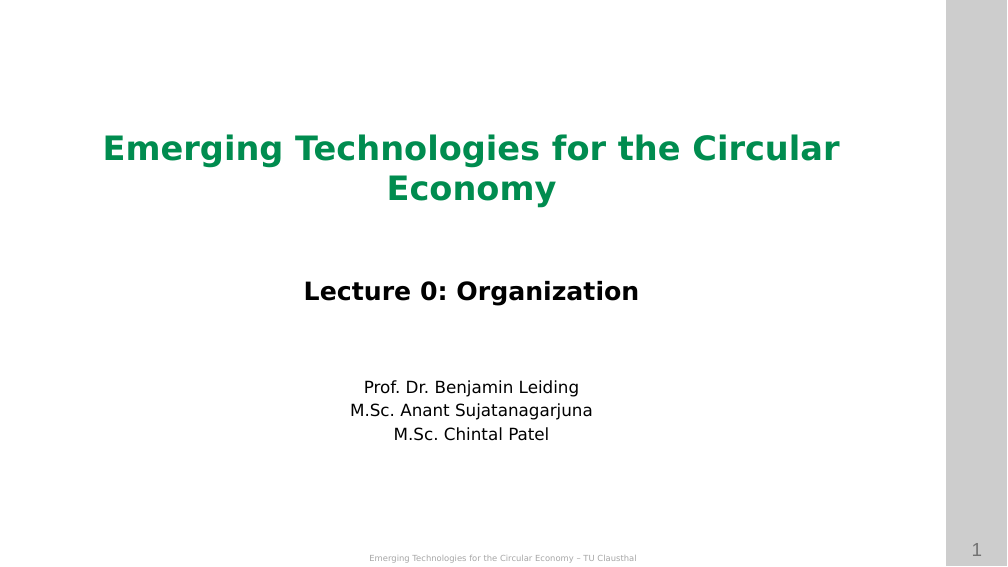
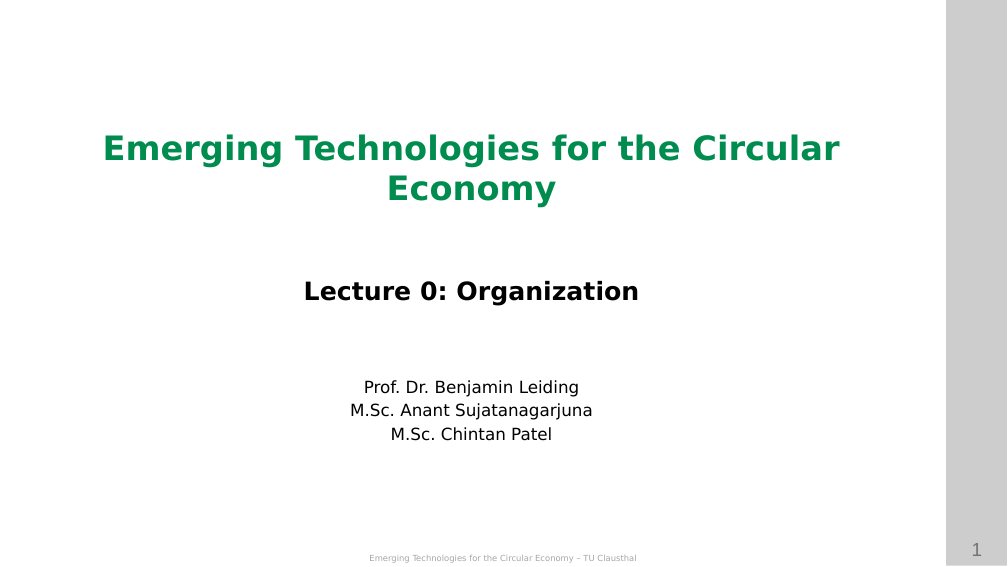
Before and after one commit to ETCE-LAB/teaching-material, a slide deck: slide 1 of Emerging-Technologies-for-the-Circular-Economy/ETCE-L00-Organization.pptx. Drawn at 1008x567 pixels with LibreOffice and Linux fonts; fonts in the diff are those of the drawing; background and template pictures are left out. Boxes give left, top, right and bottom in pixels: in the first picture for what was removed or moved away, otherwise in the second. Text is boxed around its words. In the diff, an @@ line names an element or a change of style, - is before the commit and + after.

```diff
--- a/Emerging-Technologies-for-the-Circular-Economy/ETCE-L00-Organization.pptx
+++ b/Emerging-Technologies-for-the-Circular-Economy/ETCE-L00-Organization.pptx
@@ text at (x1=391, y1=427, x2=552, y2=441): text changed @@
-M.Sc. Chintal Patel
+M.Sc. Chintan Patel
```
Also in this commit, not shown: 7 other slides changed, 12 slides added, 2 other files.
